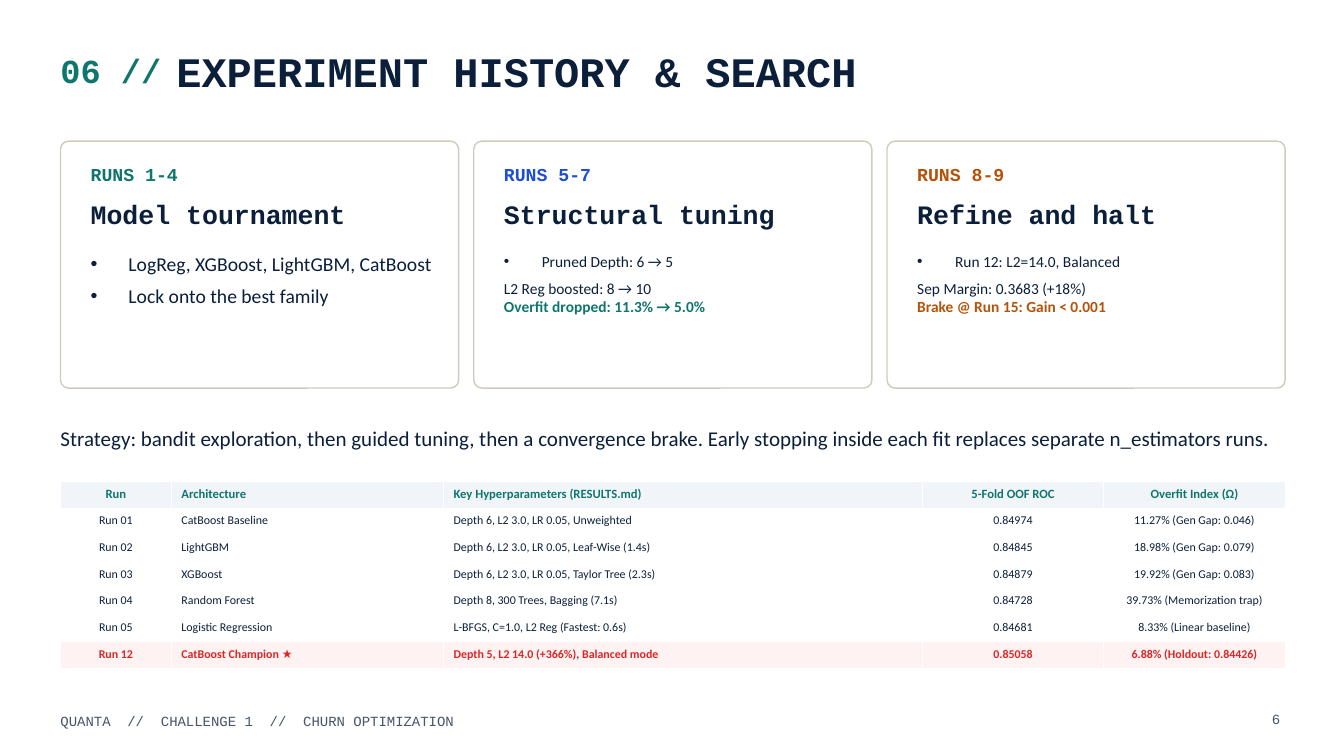
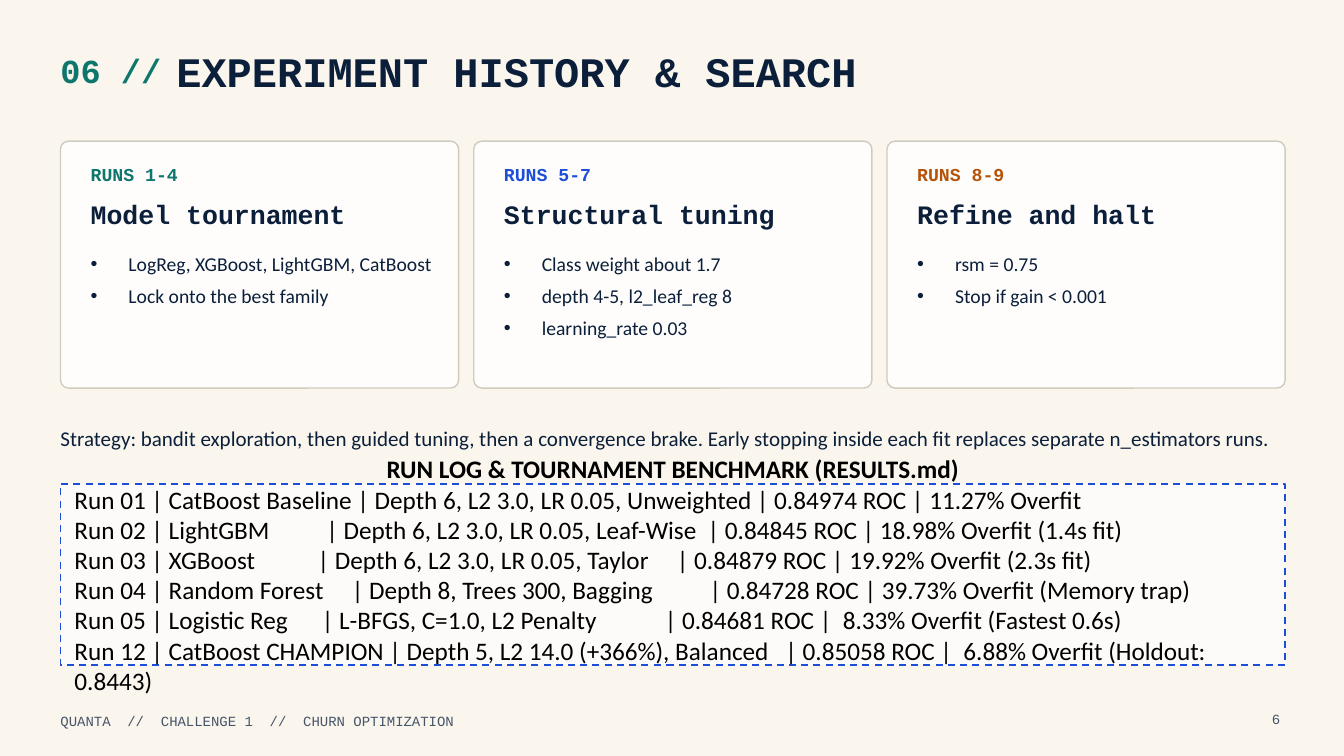
Before and after one commit to uday0214/IOTAxEngimaHackathon, a slide deck: slide 6 of ppt/QUANTA_PPT_FINAL.pptx. Drawn at 1344x756 pixels with LibreOffice and Linux fonts; fonts in the diff are those of the drawing; background and template pictures are left out. Boxes give left, top, right and bottom in pixels: in the first picture for what was removed or moved away, otherwise in the second. Text is boxed around its words. In the diff, an @@ line names an element or a change of style, - is before the commit and + after.

Commit message:
style(ppt): restore exact template design with cream background across all slides

```diff
--- a/ppt/QUANTA_PPT_FINAL.pptx
+++ b/ppt/QUANTA_PPT_FINAL.pptx
@@ background picture (left out) to #FAF6EE @@
@@ text at bbox=[542, 257, 732, 339]: text changed; size 11 to 14 pt @@
-• Pruned Depth: 6 → 5
-L2 Reg boosted: 8 → 10
-Overfit dropped: 11.3% → 5.0%
+• Class weight about 1.7
+• depth 4-5, l2_leaf_reg 8
+• learning_rate 0.03
@@ text at bbox=[955, 258, 1107, 307]: text changed; size 11 to 14 pt @@
-• Run 12: L2=14.0, Balanced
-Sep Margin: 0.3683 (+18%)
-Brake @ Run 15: Gain < 0.001
+• rsm = 0.75
+• Stop if gain < 0.001
@@ table removed at bbox=[60, 482, 1286, 668], 7 rows, 5 columns @@
-Run | Architecture | Key Hyperparameters (RESULTS.md) | 5-Fold OOF ROC | Overfit Index (Ω)
-Run 01 | CatBoost Baseline | Depth 6, L2 3.0, LR 0.05, Unweighted | 0.84974 | 11.27% (Gen Gap: 0.046)
-Run 02 | LightGBM | Depth 6, L2 3.0, LR 0.05, Leaf-Wise (1.4s) | 0.84845 | 18.98% (Gen Gap: 0.079)
-Run 03 | XGBoost | Depth 6, L2 3.0, LR 0.05, Taylor Tree (2.3s) | 0.84879 | 19.92% (Gen Gap: 0.083)
-Run 04 | Random Forest | Depth 8, 300 Trees, Bagging (7.1s) | 0.84728 | 39.73% (Memorization trap)
-Run 05 | Logistic Regression | L-BFGS, C=1.0, L2 Reg (Fastest: 0.6s) | 0.84681 | 8.33% (Linear baseline)
-Run 12 | CatBoost Champion ★ | Depth 5, L2 14.0 (+366%), Balanced mode | 0.85058 | 6.88% (Holdout: 0.84426)
@@ text added at bbox=[74, 491, 1205, 666], 18 pt, text #000000 @@
+RUN LOG & TOURNAMENT BENCHMARK (RESULTS.md)
+Run 01 | CatBoost Baseline | Depth 6, L2 3.0, LR 0.05, Unweighted | 0.84974 ROC | 11.27% Overfit
+Run 02 | LightGBM | Depth 6, L2 3.0, LR 0.05, Leaf-Wise | 0.84845 ROC | 18.98% Overfit (1.4s fit)
+Run 03 | XGBoost | Depth 6, L2 3.0, LR 0.05, Taylor | 0.84879 ROC | 19.92% Overfit (2.3s fit)
+Run 04 | Random Forest | Depth 8, Trees 300, Bagging | 0.84728 ROC | 39.73% Overfit (Memory trap)
+Run 05 | Logistic Reg | L-BFGS, C=1.0, L2 Penalty | 0.84681 ROC | 8.33% Overfit (Fastest 0.6s)
+Run 12 | CatBoost CHAMPION | Depth 5, L2 14.0 (+366%), Balanced | 0.85058 ROC | 6.88% Overfit (Holdout: 0.8443)
```
Also in this commit, not shown: 9 other slides changed, 1 other file.
